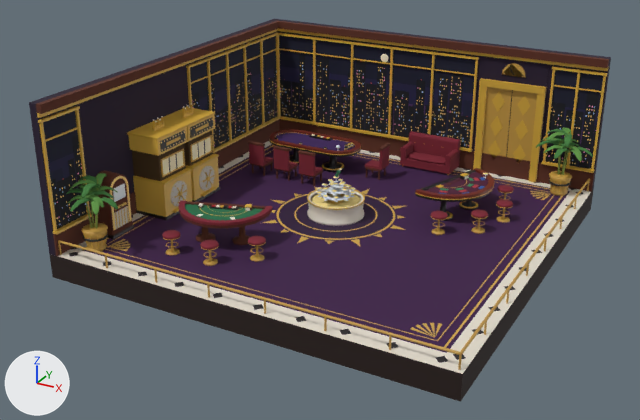
One commit to the glTF model client/public/models/casino_vip.glb: the scene before it, then after it.
Before and after are seen from a 50 mm lens placed at (30.23, 2.99, 9.1), pointed at (20.69, 20.34, 0.43). The lights are fixed; the arrows at lower left show +X, +Y and +Z. The picture after the commit comes second. Vertices at exactly the same position are counted once.

The first picture shows 'Casino_VipStatic' and 1 more.
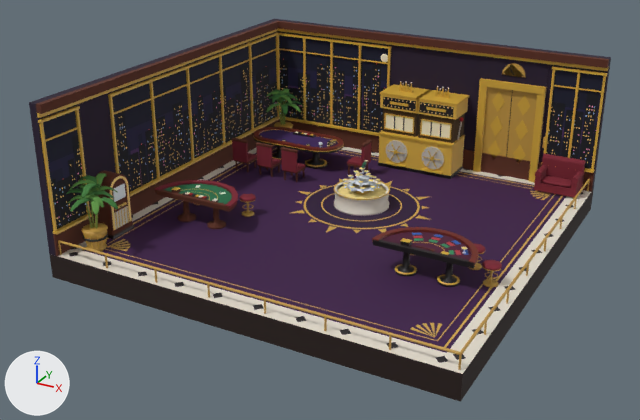
Location of each change, [x1, y1, x2, y2] in pixels of the pictures (640 x 420 px; the box of a moved part takes in the faces that stretch with it):
part 1 of me_casino_vipstaticmesh, moved or reshaped
    before: [251, 160, 273, 167]
    after: [234, 157, 257, 164]
part 2 of me_casino_vipstaticmesh, moved or reshaped
    before: [265, 157, 273, 165]
    after: [248, 153, 257, 161]
part 3 of me_casino_vipstaticmesh, moved or reshaped
    before: [249, 144, 265, 166]
    after: [232, 141, 248, 163]
part 4 of me_casino_vipstaticmesh, moved or reshaped
    before: [248, 141, 265, 146]
    after: [231, 138, 248, 143]
part 5 of me_casino_vipstaticmesh, moved or reshaped
    before: [275, 165, 298, 172]
    after: [258, 162, 281, 169]
part 6 of me_casino_vipstaticmesh, moved or reshaped
    before: [290, 162, 298, 169]
    after: [272, 158, 281, 166]
part 7 of me_casino_vipstaticmesh, moved or reshaped
    before: [273, 148, 290, 171]
    after: [256, 145, 273, 167]
part 8 of me_casino_vipstaticmesh, moved or reshaped
    before: [273, 145, 290, 151]
    after: [256, 142, 273, 148]
part 9 of me_casino_vipstaticmesh, moved or reshaped
    before: [300, 170, 323, 177]
    after: [283, 167, 306, 174]
part 10 of me_casino_vipstaticmesh, moved or reshaped
    before: [315, 166, 323, 175]
    after: [297, 163, 305, 171]
part 11 of me_casino_vipstaticmesh, moved or reshaped
    before: [299, 153, 315, 176]
    after: [281, 150, 298, 173]
part 12 of me_casino_vipstaticmesh, moved or reshaped
    before: [298, 150, 316, 156]
    after: [280, 147, 298, 153]
part 13 of me_casino_vipstaticmesh, moved or reshaped
    before: [365, 167, 383, 172]
    after: [347, 163, 361, 168]
part 14 of me_casino_vipstaticmesh, moved or reshaped
    before: [365, 160, 379, 169]
    after: [347, 156, 361, 166]
part 15 of me_casino_vipstaticmesh, rebuilt
    before: [277, 194, 395, 240]
    after: [304, 185, 420, 229]
part 16 of me_casino_vipstaticmesh, rebuilt (33% wider, 39% taller)
    before: [294, 202, 377, 232]
    after: [306, 186, 417, 228]
part 17 of me_casino_vipstaticmesh, rebuilt (29% narrower, 34% shorter)
    before: [279, 195, 393, 238]
    after: [321, 193, 402, 221]
part 18 of me_casino_vipstaticmesh, deleted
    before: [127, 40, 593, 266]
part 19 of me_casino_vipstaticmesh, reshaped
    before: [179, 32, 479, 226]
    after: [108, 32, 502, 287]
part 20 of me_casino_vipstaticmesh, built on
    before: [549, 171, 572, 196]
    after: [534, 154, 586, 198]

Edits to the bpy script that builds the scene:
```text
Change me_casino_vipstaticmesh:
    remove me_casino_vipstaticmesh.from_pydata(...)  # 25182 vertices, 44036 faces; spans x 16.0..26.02, y 16.0..26.03, z -0.6..3.6
    add me_casino_vipstaticmesh.from_pydata(...)  # 25371 vertices, 44324 faces; spans x 15.9..26.0, y 16.0..26.05, z -0.6..3.6
    me_casino_vipstaticmesh part 1: the loose piece of 8 vertices spanning x 17.27..17.73, y 22.52..22.98, z 0.26..0.32 is moved by (-0.55, 0.0, 0.0)
    me_casino_vipstaticmesh part 2: the loose piece of 8 vertices spanning x 17.28..17.72, y 22.53..22.99, z 0.32..0.38 is moved by (-0.55, 0.0, 0.0)
    me_casino_vipstaticmesh part 3: the loose piece of 8 vertices spanning x 17.27..17.73, y 22.46..22.54, z 0.32..0.9 is moved by (-0.55, 0.0, 0.0)
    me_casino_vipstaticmesh part 4: the loose piece of 8 vertices spanning x 17.25..17.75, y 22.45..22.55, z 0.9..0.95 is moved by (-0.55, 0.0, 0.0)
    me_casino_vipstaticmesh part 5: the loose piece of 8 vertices spanning x 18.07..18.53, y 22.52..22.98, z 0.26..0.32 is moved by (-0.55, 0.0, 0.0)
    me_casino_vipstaticmesh part 6: the loose piece of 8 vertices spanning x 18.08..18.52, y 22.53..22.99, z 0.32..0.38 is moved by (-0.55, 0.0, 0.0)
    me_casino_vipstaticmesh part 7: the loose piece of 8 vertices spanning x 18.07..18.53, y 22.46..22.54, z 0.32..0.9 is moved by (-0.55, 0.0, 0.0)
    me_casino_vipstaticmesh part 8: the loose piece of 8 vertices spanning x 18.05..18.55, y 22.45..22.55, z 0.9..0.95 is moved by (-0.55, 0.0, 0.0)
    me_casino_vipstaticmesh part 9: the loose piece of 8 vertices spanning x 18.87..19.33, y 22.52..22.98, z 0.26..0.32 is moved by (-0.55, 0.0, 0.0)
    me_casino_vipstaticmesh part 10: the loose piece of 8 vertices spanning x 18.88..19.32, y 22.53..22.99, z 0.32..0.38 is moved by (-0.55, 0.0, 0.0)
    me_casino_vipstaticmesh part 11: the loose piece of 8 vertices spanning x 18.87..19.33, y 22.46..22.54, z 0.32..0.9 is moved by (-0.55, 0.0, 0.0)
    me_casino_vipstaticmesh part 12: the loose piece of 8 vertices spanning x 18.85..19.35, y 22.45..22.55, z 0.9..0.95 is moved by (-0.55, 0.0, 0.0)
    me_casino_vipstaticmesh part 13: the loose piece of 8 vertices spanning x 20.22..20.68, y 23.77..24.23, z 0.26..0.32 is moved by (-0.55, 0.0, 0.0)
    me_casino_vipstaticmesh part 14: the loose piece of 8 vertices spanning x 20.21..20.67, y 23.78..24.22, z 0.32..0.38 is moved by (-0.55, 0.0, 0.0)
    me_casino_vipstaticmesh part 15: the loose piece of 160 vertices spanning x 19.2..22.2, y 19.65..22.65, z 0.0..0.01 is rebuilt with 160 vertices and now spans x 19.5..22.5, y 20.5..23.5, z 0.0..0.01
    me_casino_vipstaticmesh part 16: the loose piece of 128 vertices spanning x 19.65..21.75, y 20.1..22.2, z 0.0..0.01 is rebuilt with 80 vertices and now spans x 19.55..22.45, y 20.55..23.45, z 0.0..0.01, in mat_cs_decal1
    me_casino_vipstaticmesh part 17: the loose piece of 80 vertices spanning x 19.25..22.15, y 19.7..22.6, z 0.0..0.01 is rebuilt with 128 vertices and now spans x 19.95..22.05, y 20.95..23.05, z 0.0..0.01, in mat_cs_decal2
    me_casino_vipstaticmesh part 18: 1254 loose pieces with 17381 vertices, spanning x 16.2..26.02, y 17.22..26.03, z 0.0..3.18, are deleted
    me_casino_vipstaticmesh part 19: 83 vertices moved within x 16.21..19.56, y 23.37..25.79, z 0.68..2.34; 2005 vertices removed from x 16.2..22.6, y 17.77..25.8, z 0.0..3.24; 19243 vertices added at x 15.9..25.53, y 18.21..26.05, z 0.0..3.24
    me_casino_vipstaticmesh part 20: 98 vertices removed from x 24.95..25.55, y 24.95..25.55, z 0.0..0.53; 430 vertices added at x 24.63..25.77, y 24.98..25.75, z 0.0..0.88
    other edits to the shape of me_casino_vipstaticmesh do not show in these pictures
```
